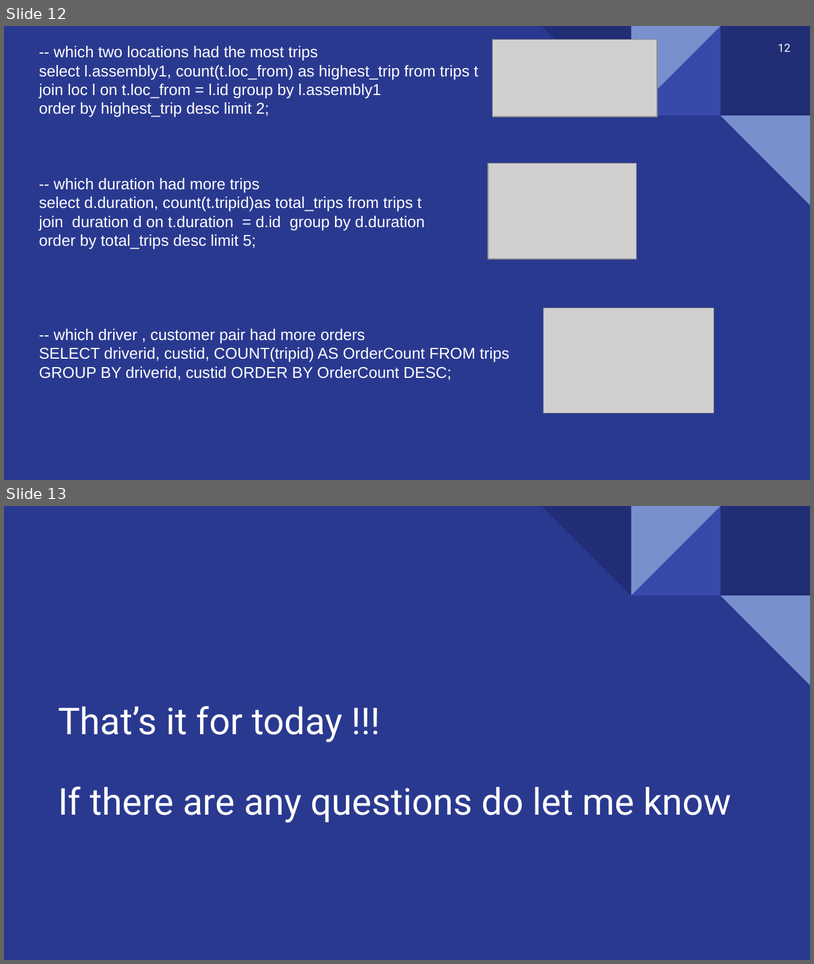
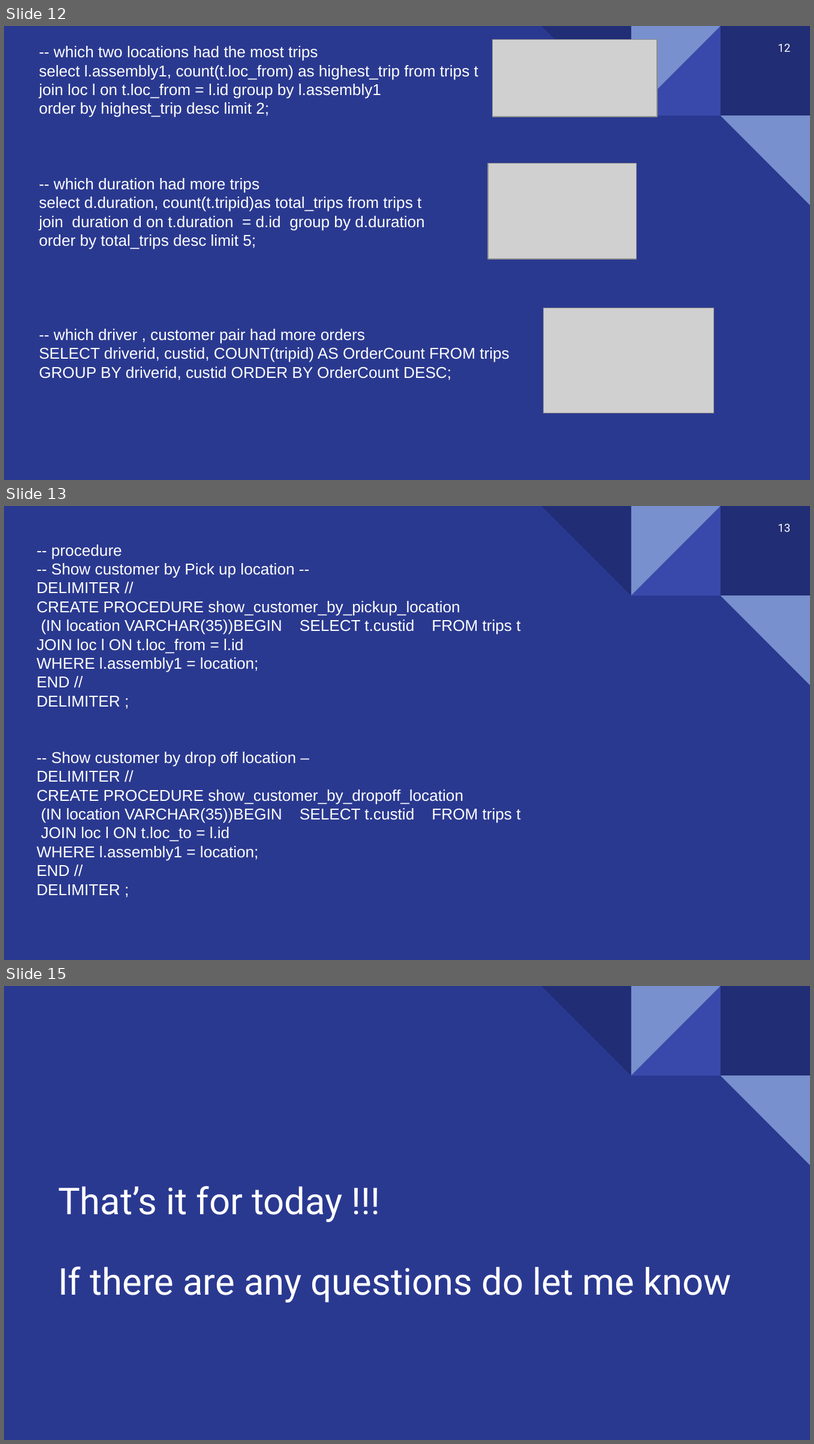
Before and after one commit to krutanshu/Tops_SQL_Project, a slide deck: Sql Project Presentation.pptx. Shown one above the other, each under a label of ours: slides 12 and 13 before the commit, slides 12, 13 and 15 after it; the slides between them are not shown. The pictures are 814x964 and 814x1444 pixels, drawn with LibreOffice and Linux fonts; fonts in the diff are those of the drawing; grey boxes stand for pictures. Boxes give left, top, right and bottom in pixels: in the first picture for what was removed or moved away, otherwise in the second. Text is boxed around its words. In the diff, an @@ line names an element or a change of style, - is before the commit and + after.

```diff
--- a/Sql Project Presentation.pptx
+++ b/Sql Project Presentation.pptx
@@ slide 13 added at [4, 506, 810, 960], background #2A3990; not listed: 5 template elements that a slide beside it also shows @@
@@ page number added at [778, 523, 791, 532], 10 pt, text #FFFFFF @@
+13
@@ text added at [36, 544, 521, 895], 14 pt, text #FFFFFF @@
+-- procedure
+-- Show customer by Pick up location --
+DELIMITER //
+CREATE PROCEDURE show_customer_by_pickup_location
+(IN location VARCHAR(35))BEGIN SELECT t.custid FROM trips t
+JOIN loc l ON t.loc_from = l.id
+WHERE l.assembly1 = location;
+END //
+DELIMITER ;
+-- Show customer by drop off location –
+DELIMITER //
+CREATE PROCEDURE show_customer_by_dropoff_location
+(IN location VARCHAR(35))BEGIN SELECT t.custid FROM trips t
+JOIN loc l ON t.loc_to = l.id
+WHERE l.assembly1 = location;
+END //
+DELIMITER ;
@@ what was slide 13 is now slide 15 @@
```
Also in this commit, not shown: 1 other slide added.
